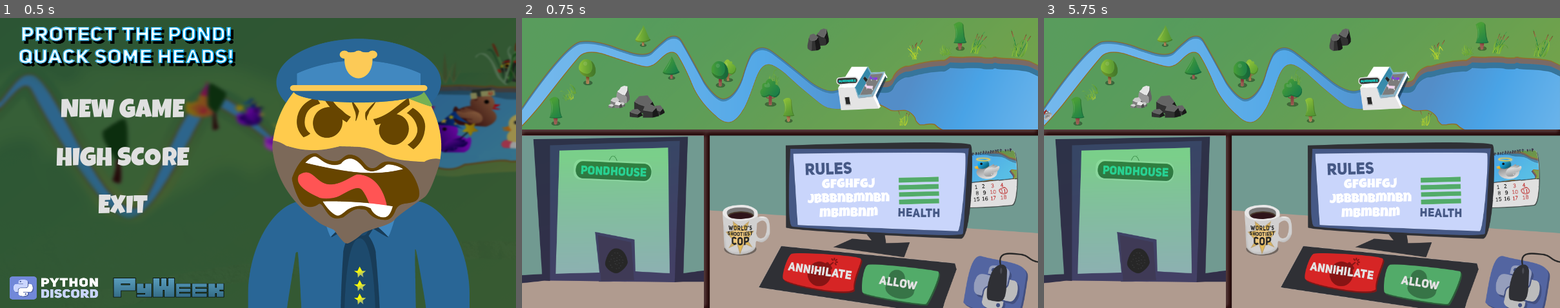
Above: before the commit, frames 1-3 (left to right).
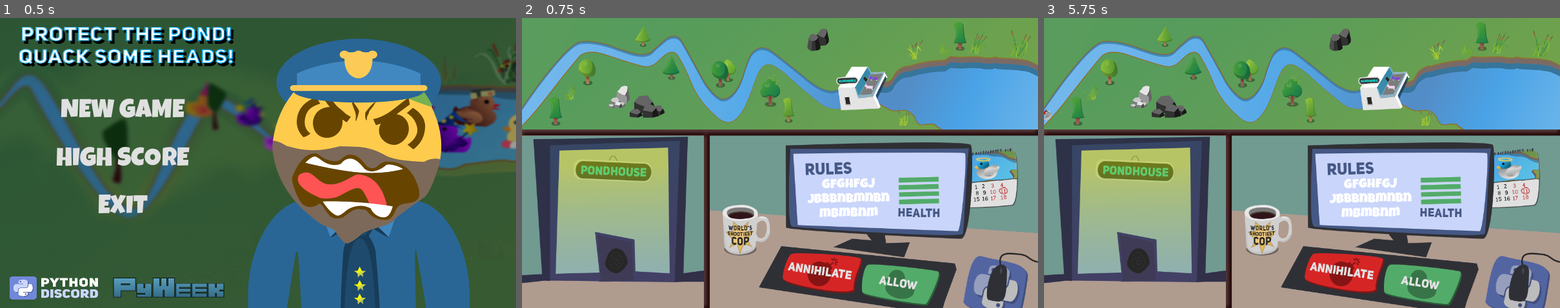
Above: after the commit, the same moments.

Repository: python-discord/protect-the-pond
Game: Godot game, scene res://src/scenes/Protect_The_Pond.tscn
The game is run twice, just before and just after one commit, with the same random seed, the same clock (stepped at 60 frames per second) and the same inputs.
Inputs (mouse positions are in pixels of both pictures, inside the frame that each line leads up to):
- Up to frame 1 (0.5 s): no input
- Up to frame 2 (0.75 s): click "NEW GAME" at 0.5 s
- Up to frame 3 (5.75 s): click (1420, 284) at 1.25 s; click (1348, 273) at 2 s; click (1420, 284) at 2.75 s; click (1348, 273) at 3.5 s; click (1420, 284) at 4.25 s; click (1348, 273) at 5 s

Frame 1 is identical in both runs. In frame 2, 5.5% of the frame differs, in the area x 6-29%, y 44-72%; in frame 3, 5.5%.

Commit message:
Warmer window

Diff:
--- a/src/scenes/GameCanvas.tscn
+++ b/src/scenes/GameCanvas.tscn
@@ -29,8 +29,8 @@
 }
 
 [sub_resource type="Gradient" id=7]
-offsets = PoolRealArray( 0, 0.890323 )
-colors = PoolColorArray( 0.184314, 0.545098, 0.580392, 0.368627, 0.243137, 0.847059, 0.34902, 0.54902 )
+offsets = PoolRealArray( 0, 0.825806 )
+colors = PoolColorArray( 0.184314, 0.545098, 0.580392, 0.368627, 0.67451, 0.772549, 0.0980392, 0.54902 )
 
 [sub_resource type="GradientTexture" id=6]
 gradient = SubResource( 7 )
